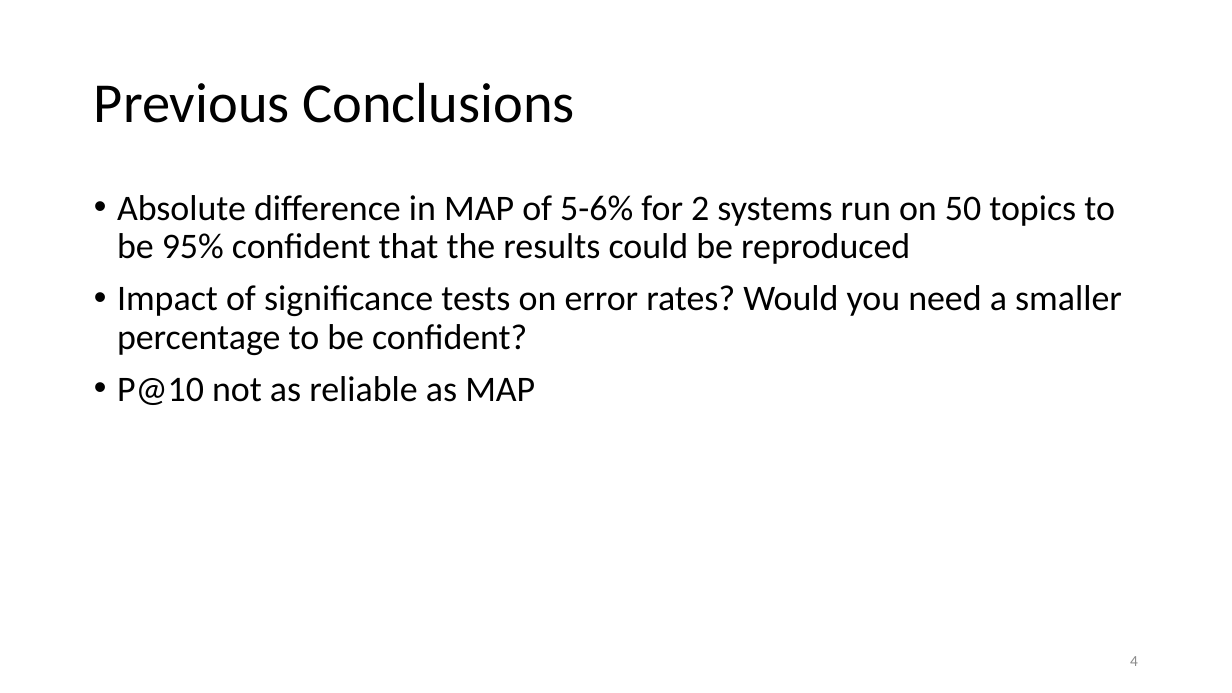
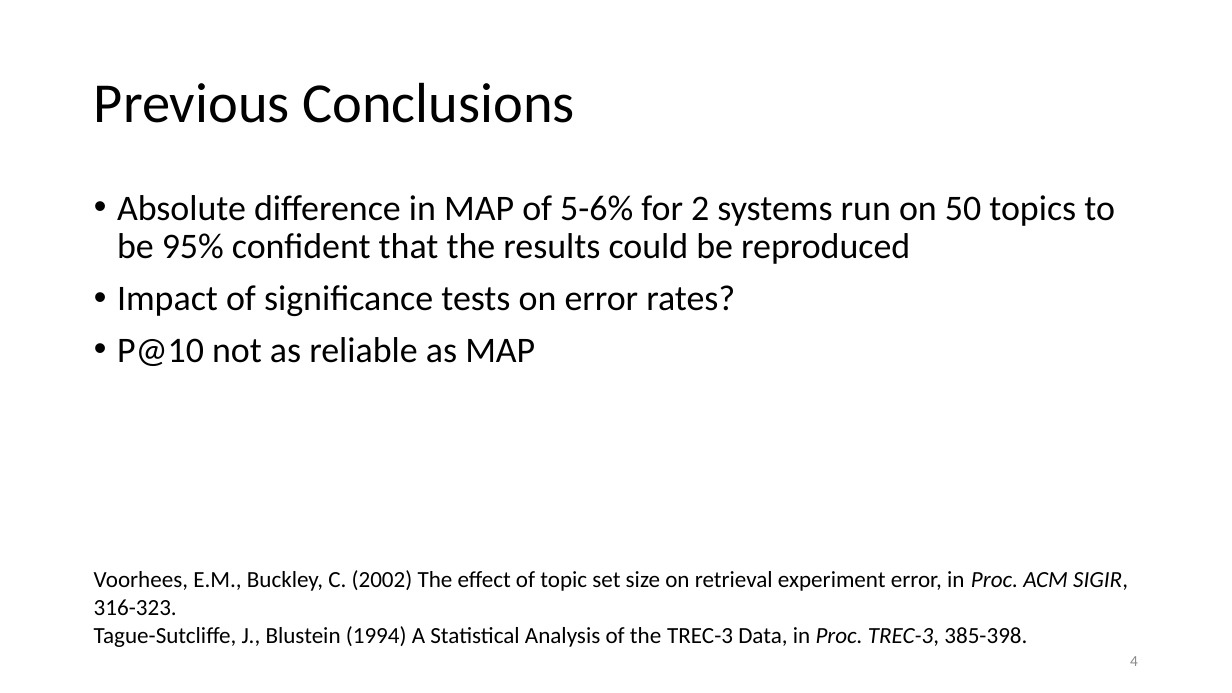
Before and after one commit to Miranda-C-Smith/cs834-f17, a slide deck: slide 4 of assignments/Presentation4/SignificanceTestSlides.pptx. Drawn at 1232x693 pixels with LibreOffice and Linux fonts; fonts in the diff are those of the drawing. Boxes give left, top, right and bottom in pixels: in the first picture for what was removed or moved away, otherwise in the second. Text is boxed around its words. In the diff, an @@ line names an element or a change of style, - is before the commit and + after.

Commit message:
small updates

```diff
--- a/assignments/Presentation4/SignificanceTestSlides.pptx
+++ b/assignments/Presentation4/SignificanceTestSlides.pptx
@@ text at [117, 285, 735, 316]: text changed @@
-• Impact of significance tests on error rates? Would you need a smaller percentage to be confident?
+• Impact of significance tests on error rates?
@@ text added at [94, 570, 1128, 647], 18 pt, text #000000 @@
+Voorhees, E.M., Buckley, C. (2002) The effect of topic set size on retrieval experiment error, in Proc. ACM SIGIR, 316-323.
+Tague-Sutcliffe, J., Blustein (1994) A Statistical Analysis of the TREC-3 Data, in Proc. TREC-3, 385-398.
```
Also in this commit, not shown: 9 other slides changed.
